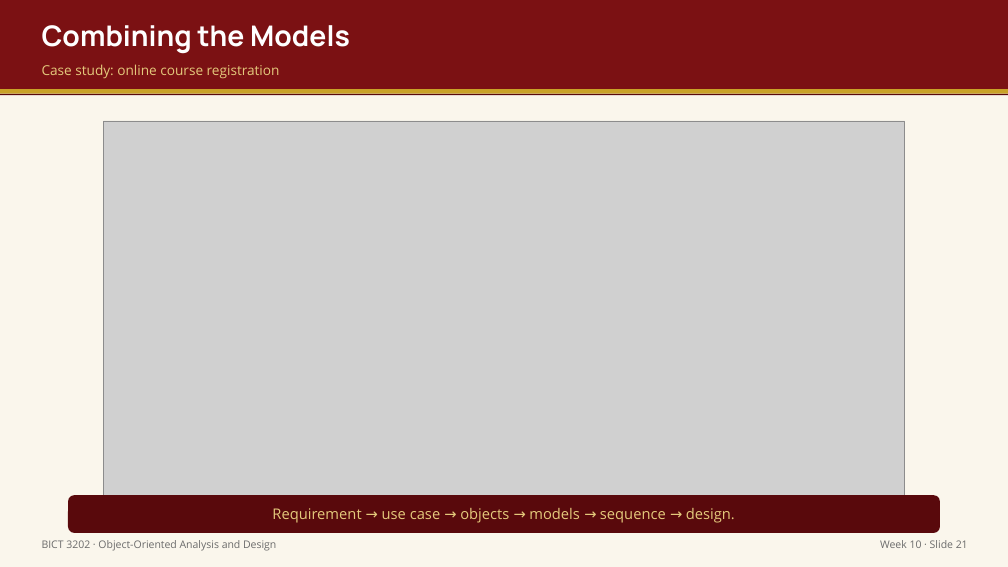
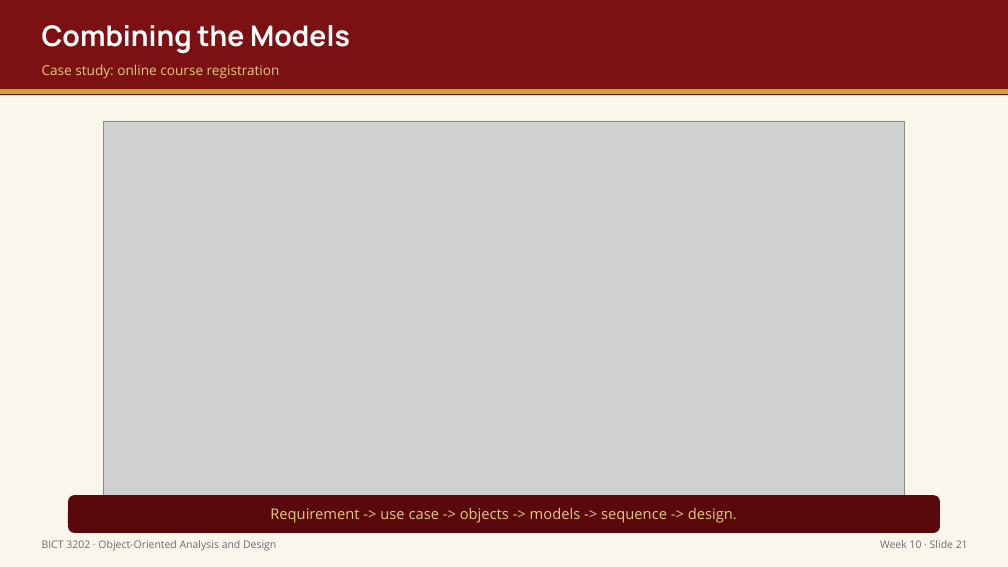
Before and after one commit to mrtc-solutions/OOP-MODULE, a slide deck: slide 22 of output/week10/Week10_Presentation_BICT3202_OOAD.pptx. Drawn at 1008x567 pixels with LibreOffice and Linux fonts; fonts in the diff are those of the drawing; grey boxes stand for pictures. Boxes give left, top, right and bottom in pixels: in the first picture for what was removed or moved away, otherwise in the second. Text is boxed around its words. In the diff, an @@ line names an element or a change of style, - is before the commit and + after.

```diff
--- a/output/week10/Week10_Presentation_BICT3202_OOAD.pptx
+++ b/output/week10/Week10_Presentation_BICT3202_OOAD.pptx
@@ text at [270,508,737,523]: text changed @@
-Requirement → use case → objects → models → sequence → design.
+Requirement -> use case -> objects -> models -> sequence -> design.
```
Also in this commit, not shown: 5 other slides changed, 44 other files.
